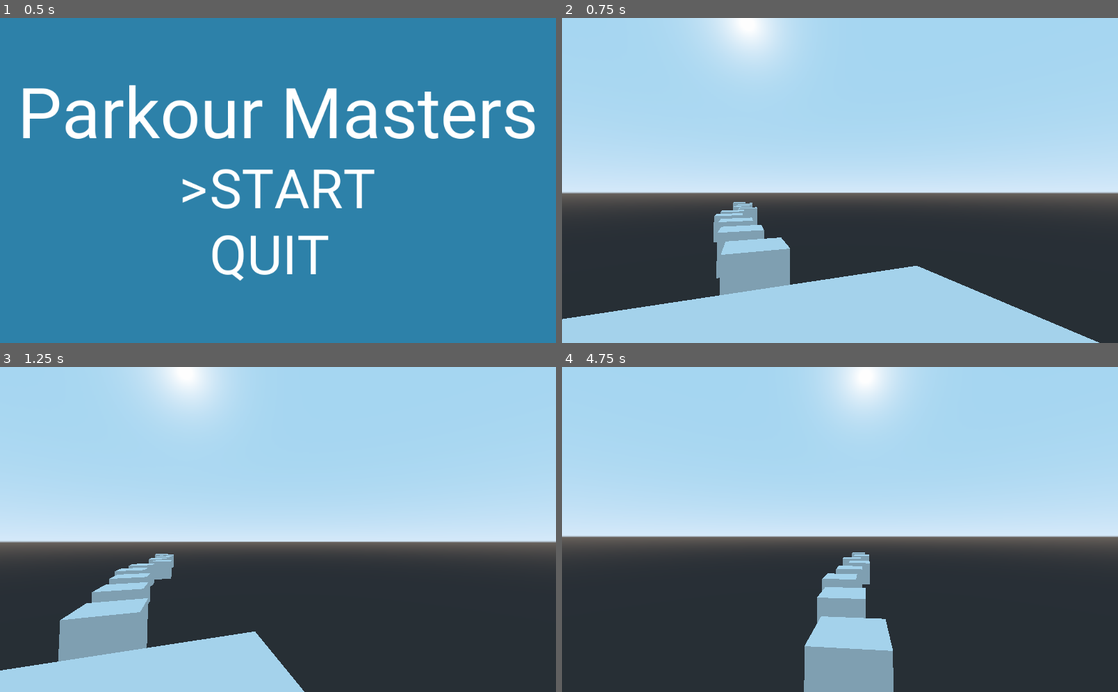
Above: before the commit, frames 1-4 (two rows, left to right).
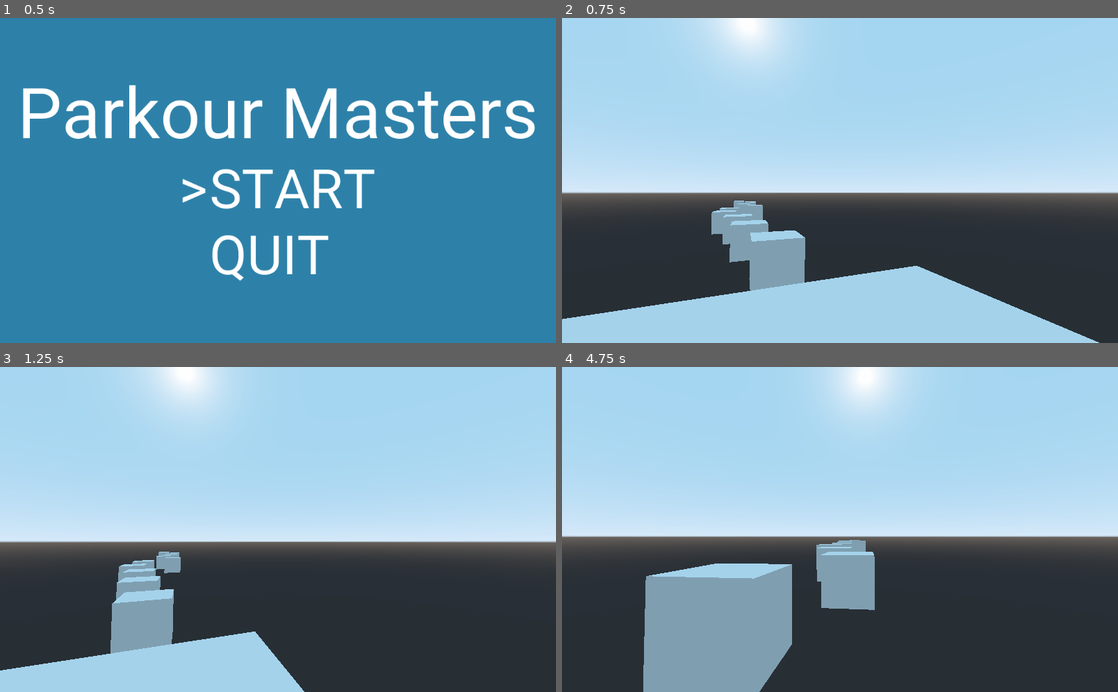
Above: after the commit, the same moments.

Repository: OverloadedOrama/Parkour-Masters
Game: Godot game, scene res://MainMenu.tscn
The game is run twice, just before and just after one commit, with the same random seed, the same clock (stepped at 60 frames per second) and the same inputs.
Inputs (mouse positions are in pixels of both pictures, inside the frame that each line leads up to):
- Up to frame 1 (0.5 s): no input
- Up to frame 2 (0.75 s): tap Enter (ui_accept) at 0.5 s; move the mouse to (962, 164) at 0.52 s; hold D (move_right) from 0.53 s (still down)
- Up to frame 3 (1.25 s): keep holding D (move_right); tap Space (jump) at 0.77 s
- Up to frame 4 (4.75 s): move the mouse to (812, 529) at 1.27 s; release D (move_right) at 1.28 s; hold W (move_forward) from 1.28 s (still down); tap Space (jump) at 1.52, 3.02, 3.77, 4.52 s; move the mouse to (851, 523) at 2.02 s; move the mouse to (834, 536) at 2.77 s; move the mouse to (878, 532) at 3.52 s; move the mouse to (795, 526) at 4.27 s

Frame 1 is identical in both runs. In frame 2, 2.2% of the frame differs, in the area x 26-44%, y 56-86%; in frame 3, 3.4%; in frame 4, 15%, in the area x 14-60%, y 53-100%.

Commit message:
Fixed game balancing issue

Diff:
--- a/Level.gd
+++ b/Level.gd
@@ -3,6 +3,7 @@
 var box = preload("res://Box.tscn")
 var n = 5
 var destroy_block = false
+var z_distance = 5
 
 onready var player = find_node("Player")
 onready var boxparent = find_node("BoxParent")
@@ -13,7 +14,7 @@
 	Global.distance = 0
 
 func _physics_process(delta: float):
-	var player_z = floor(-(player.translation.z + 2) / 4.2)
+	var player_z = floor(-(player.translation.z + 2) / z_distance)
 	if player_z > Global.distance:
 		Global.distance = player_z
 
@@ -28,6 +29,6 @@
 
 func add_box(number):
 	var csgbox = box.instance()
-	var z_pos = (number + 2) * -4.2
-	csgbox.translation = Vector3(rand_range(-1, 1), -2, z_pos)
+	var z_pos = (number + 2) * -z_distance
+	csgbox.translation = Vector3(rand_range(-2, 2), -2, z_pos)
 	boxparent.add_child(csgbox)
